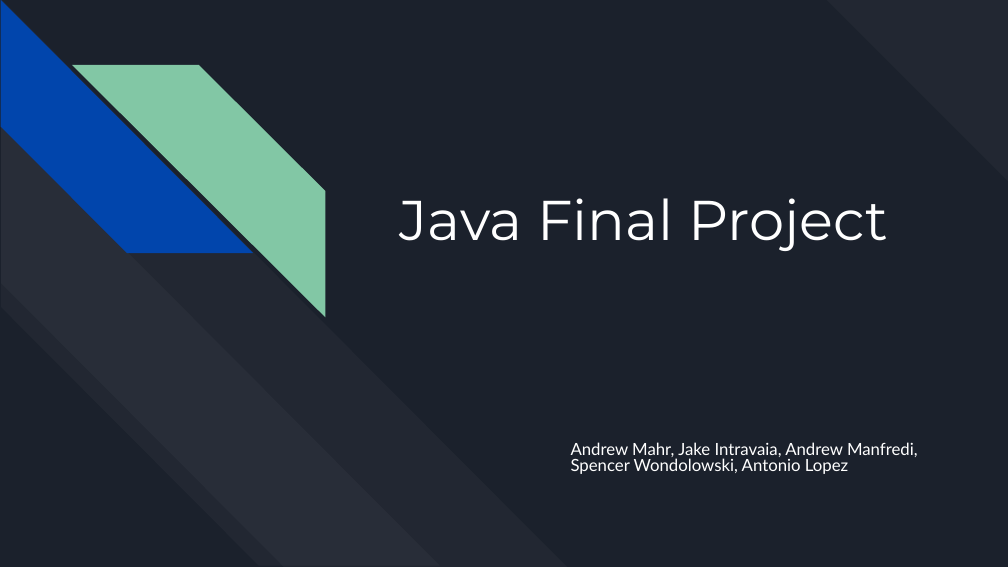
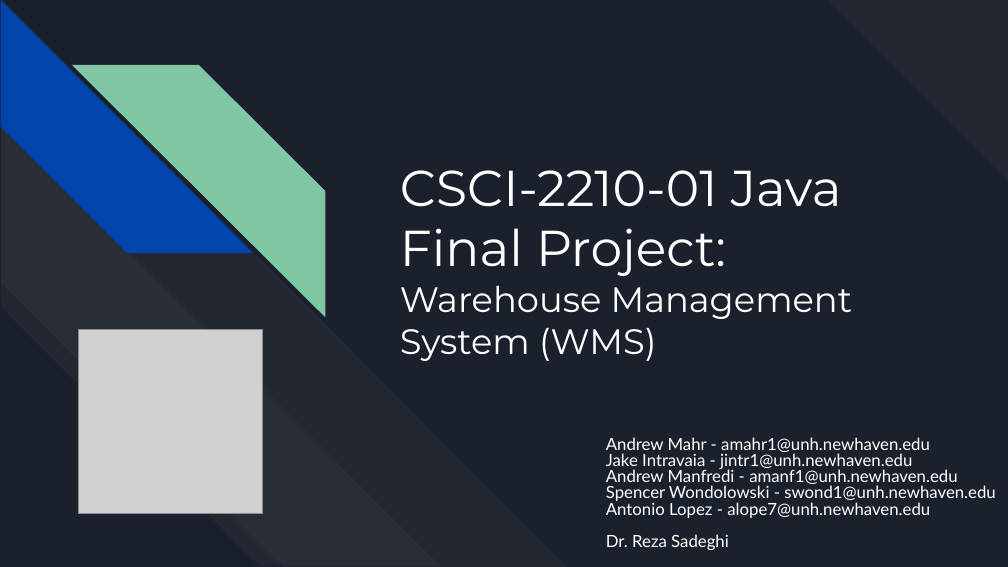
Before and after one commit to acompsec1/CSCI-2210-Java-Warehouse-Managment-System, a slide deck: slide 1 of The Knicks Java Final Project Presentation.pptx. Drawn at 1008x567 pixels with LibreOffice and Linux fonts; fonts in the diff are those of the drawing; grey boxes stand for pictures. Boxes give left, top, right and bottom in pixels: in the first picture for what was removed or moved away, otherwise in the second. Text is boxed around its words. In the diff, an @@ line names an element or a change of style, - is before the commit and + after.

Commit message:
Addition of Project Report PDF and Updated Presentation Slides

```diff
--- a/The Knicks Java Final Project Presentation.pptx
+++ b/The Knicks Java Final Project Presentation.pptx
@@ title at bbox=[400, 170, 853, 361]: text changed; size 40 to 25.2 pt @@
-Java Final Project
+CSCI-2210-01 Java Final Project:
+Warehouse Management System (WMS)
@@ picture added at bbox=[79, 330, 263, 514] @@
@@ subtitle at bbox=[606, 437, 995, 550]: text changed @@
-Andrew Mahr, Jake Intravaia, Andrew Manfredi, Spencer Wondolowski, Antonio Lopez
+Andrew Mahr - amahr1@unh.newhaven.edu
+Jake Intravaia - jintr1@unh.newhaven.edu
+Andrew Manfredi - amanf1@unh.newhaven.edu
+Spencer Wondolowski - swond1@unh.newhaven.edu
+Antonio Lopez - alope7@unh.newhaven.edu
+Dr. Reza Sadeghi
```
Also in this commit, not shown: 29 other slides changed, 1 slide added, 1 slide removed, 1 other file.
